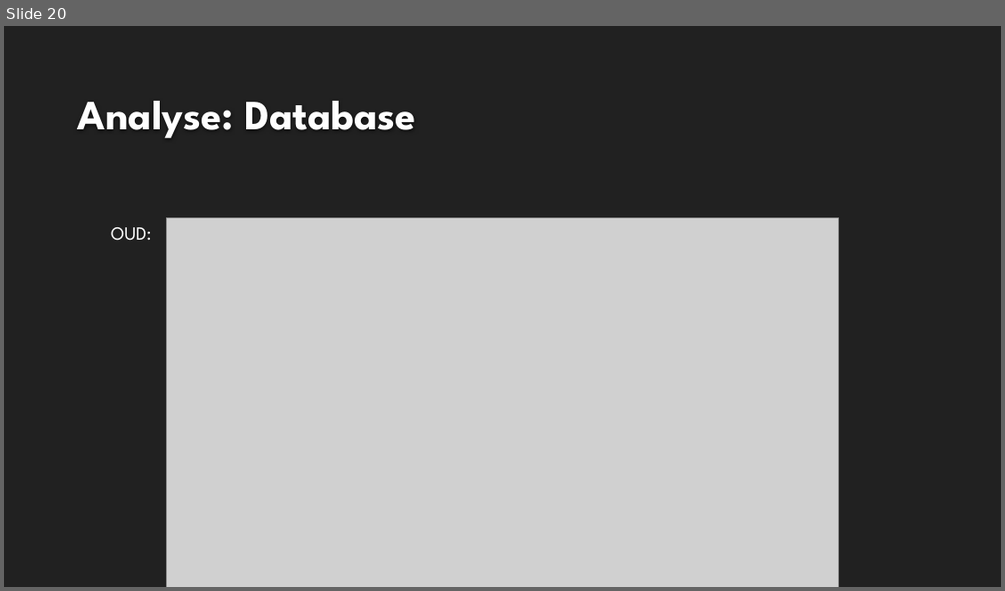
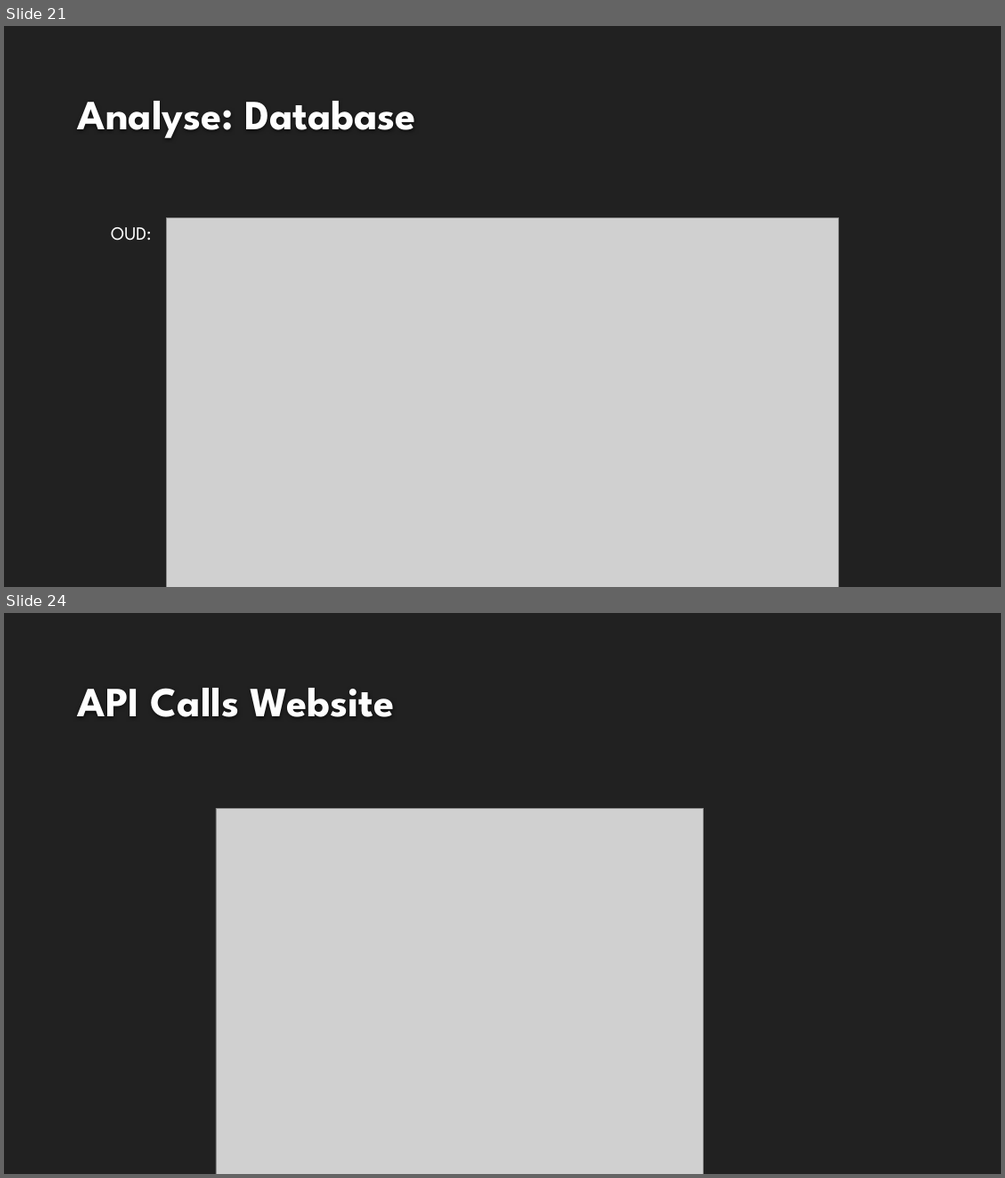
Before and after one commit to KevinD25/BBsnap, a slide deck: doc/Eindpresentaite Januari.pptx. Shown one above the other, each under a label of ours: slide 20 before the commit, slides 21 and 24 after it; the slides between them are not shown. The pictures are 1005x591 and 1005x1178 pixels, drawn with LibreOffice and Linux fonts; fonts in the diff are those of the drawing; grey boxes stand for pictures; background and template pictures are left out. Boxes give left, top, right and bottom in pixels: in the first picture for what was removed or moved away, otherwise in the second. Text is boxed around its words. In the diff, an @@ line names an element or a change of style, - is before the commit and + after.

```diff
--- a/doc/Eindpresentaite Januari.pptx
+++ b/doc/Eindpresentaite Januari.pptx
@@ slide 24 added at (4,613,1001,1174), background #212121 @@
@@ title added at (78,688,395,717), 40 pt, text #FEFEFE, bold @@
+API Calls Website
@@ picture added at (216,808,704,1174) @@
@@ what was slide 20 is now slide 21 @@
```
Also in this commit, not shown: 5 slides changed, 2 other slides added, 2 slides removed, 2 other files.
